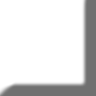
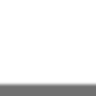
Layered file, before and after one edit (w=96, h=96). Changes by layer:
hid "Layer 28" over [0, 0, 96, 96]
showed "bottom" over [0, 80, 96, 96]
showed "top" over [82, 0, 96, 16]